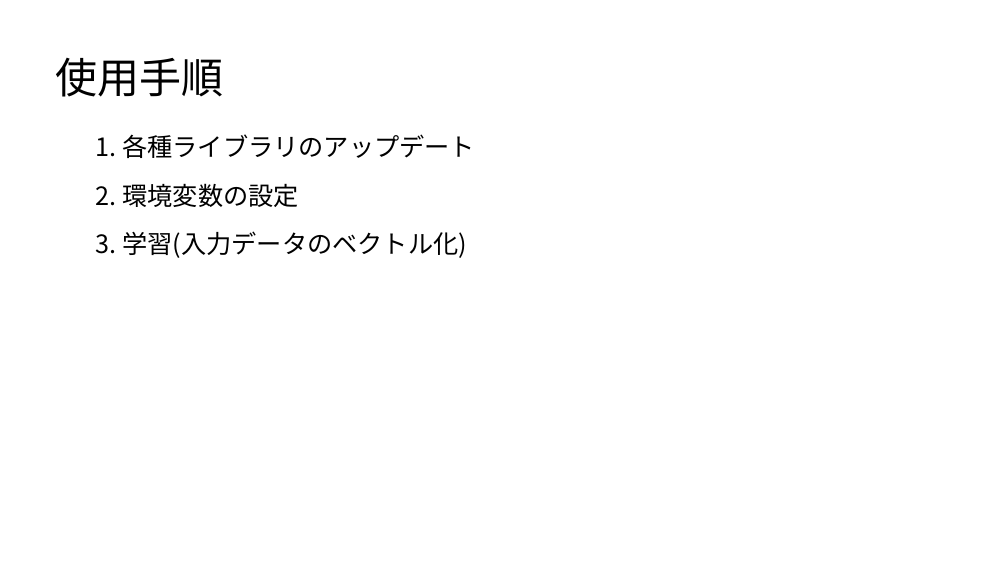
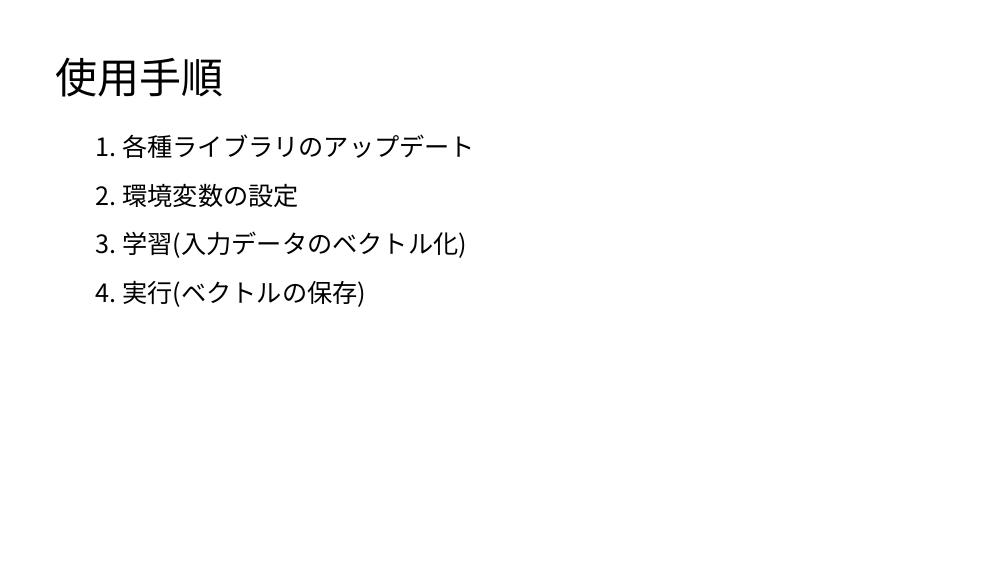
Before and after one commit to satetsu007/NLP_test, a slide deck: slide 2 of doc/Readme.pptx. Drawn at 1008x567 pixels with LibreOffice and Linux fonts; fonts in the diff are those of the drawing. Boxes give left, top, right and bottom in pixels: in the first picture for what was removed or moved away, otherwise in the second. Text is boxed around its words. In the diff, an @@ line names an element or a change of style, - is before the commit and + after.

```diff
--- a/doc/Readme.pptx
+++ b/doc/Readme.pptx
@@ text added at <box>96,280,366,307</box>, 24 pt, text #000000 @@
+4. 実行(ベクトルの保存)
```
Also in this commit, not shown: 4 other slides changed, 1 slide added.
